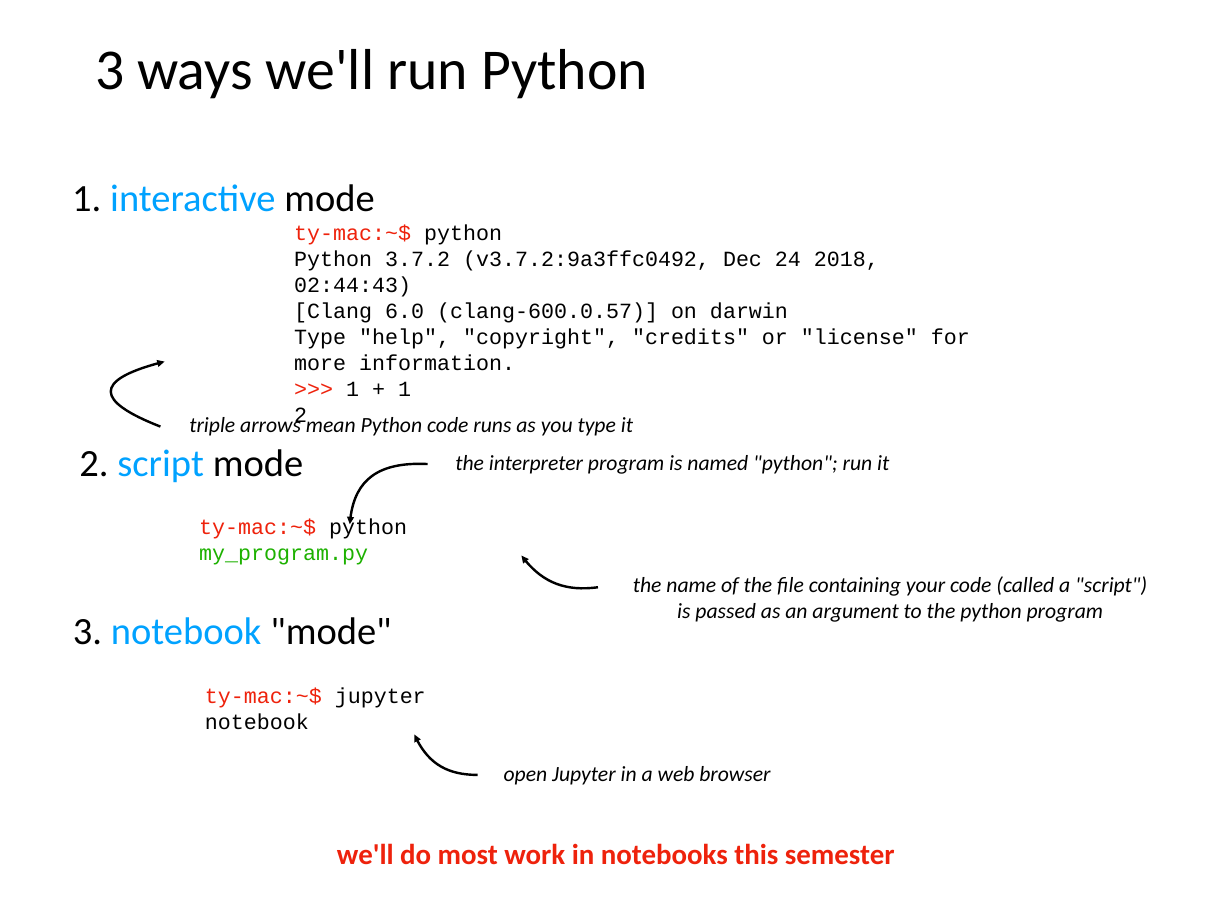
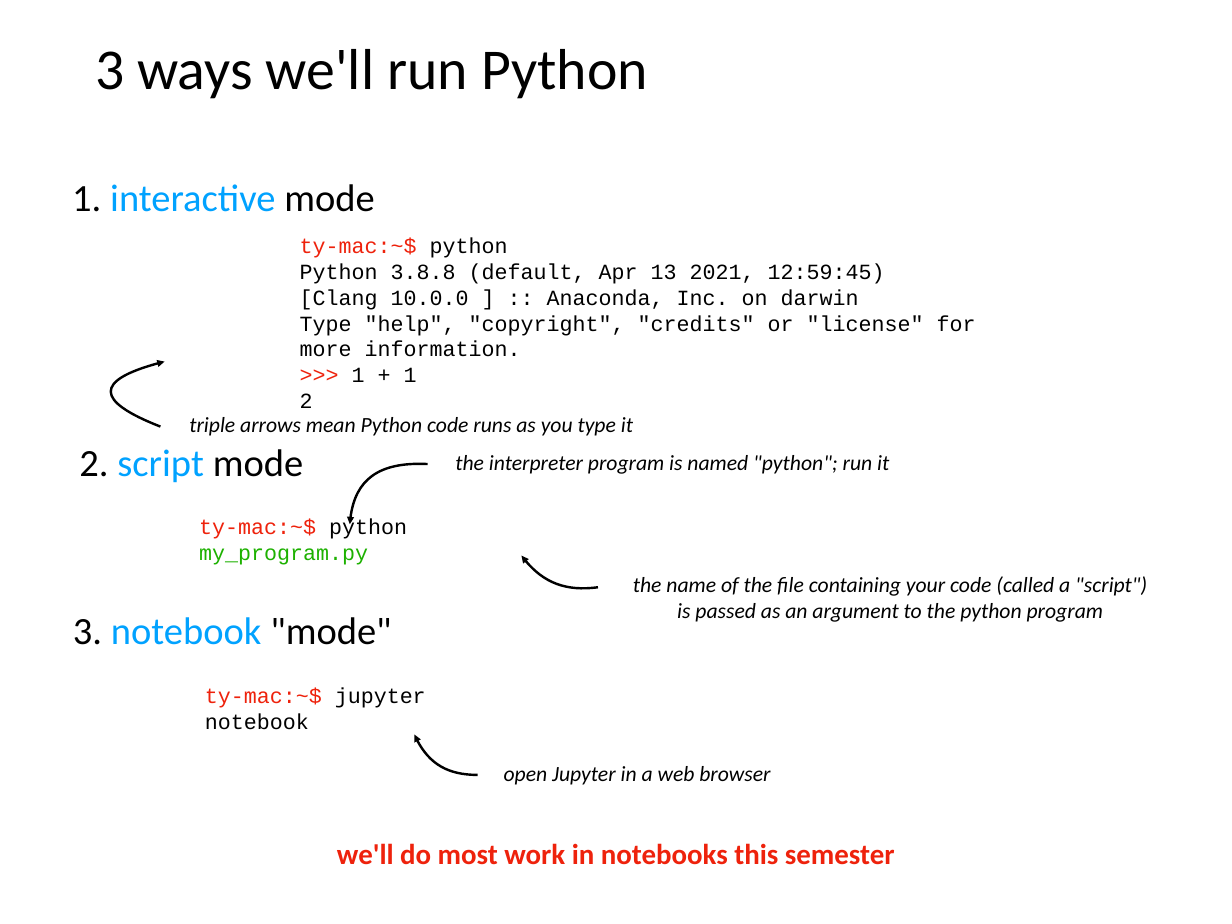
Before and after one commit to tylerharter/caraza-harter-com, a slide deck: slide 22 of tyler/meena/cs220/f21/materials/lec_04_F21.ppt. Drawn at 1232x924 pixels with LibreOffice and Linux fonts; fonts in the diff are those of the drawing. Boxes give left, top, right and bottom in pixels: in the first picture for what was removed or moved away, otherwise in the second. Text is boxed around its words. In the diff, an @@ line names an element or a change of style, - is before the commit and + after.

```diff
--- a/tyler/meena/cs220/f21/materials/lec_04_F21.ppt
+++ b/tyler/meena/cs220/f21/materials/lec_04_F21.ppt
@@ text at (300, 263, 885, 310): text changed @@
-Python 3.7.2 (v3.7.2:9a3ffc0492, Dec 24 2018, 02:44:43)
-[Clang 6.0 (clang-600.0.57)] on darwin
+Python 3.8.8 (default, Apr 13 2021, 12:59:45)
+[Clang 10.0.0 ] :: Anaconda, Inc. on darwin
```
Also in this commit, not shown: 4 other slides changed, 4 other files.
